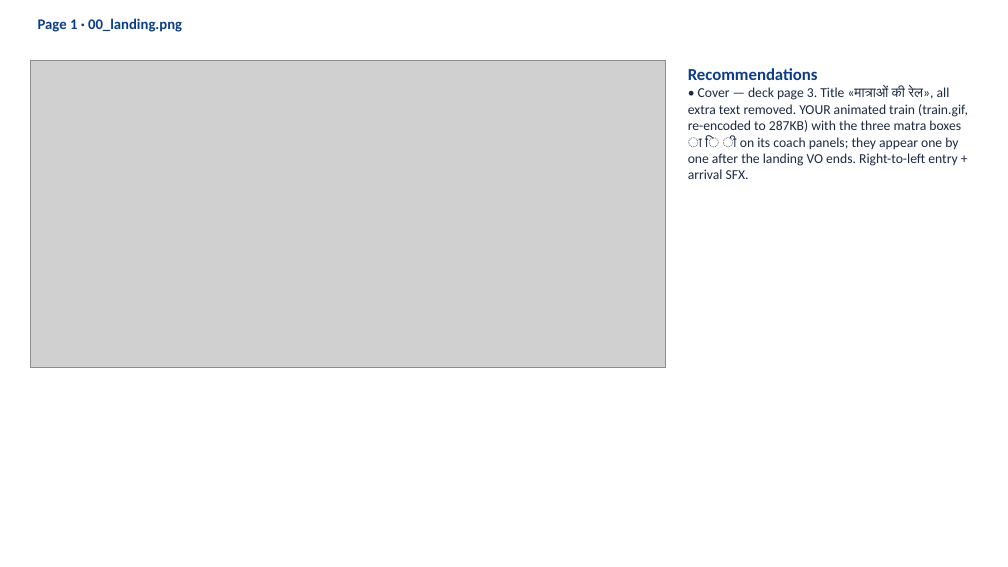
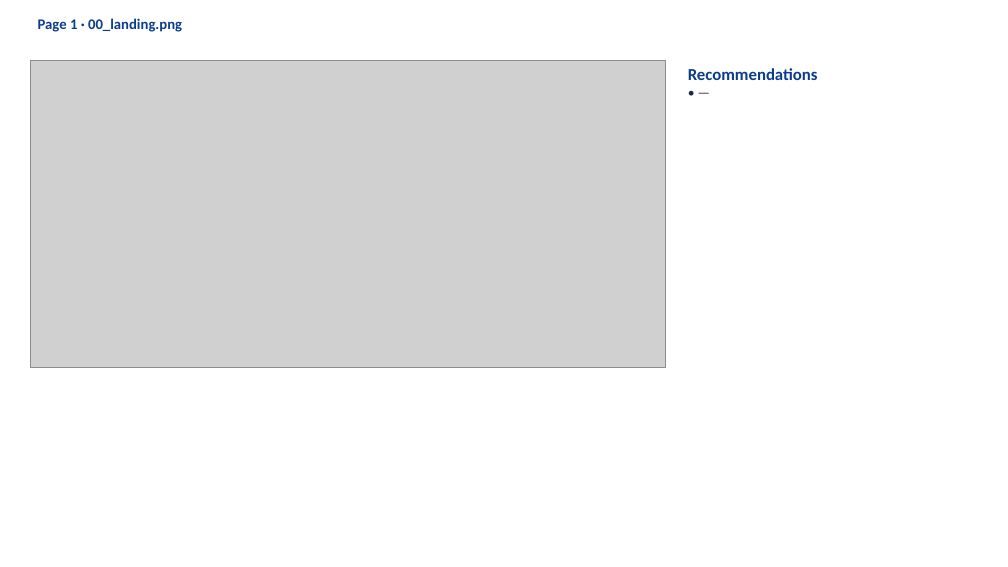
Before and after one commit to khugshalharshvardhan/HI02H11_L02_S01_DEV_HANDOFF-file2-, a slide deck: slide 2 of 3_CURRENT_BUILD/HI02H11_L02_S01_REVISED_review.pptx. Drawn at 1008x567 pixels with LibreOffice and Linux fonts; fonts in the diff are those of the drawing; grey boxes stand for pictures. Boxes give left, top, right and bottom in pixels: in the first picture for what was removed or moved away, otherwise in the second. Text is boxed around its words. In the diff, an @@ line names an element or a change of style, - is before the commit and + after.

```diff
--- a/3_CURRENT_BUILD/HI02H11_L02_S01_REVISED_review.pptx
+++ b/3_CURRENT_BUILD/HI02H11_L02_S01_REVISED_review.pptx
@@ text at box(688, 86, 968, 179): text changed @@
-• Cover — deck page 3. Title «मात्राओं की रेल», all extra text removed. YOUR animated train (train.gif, re-encoded to 287KB) with the three matra boxes ा ि ी on its coach panels; they appear one by one after the landing VO ends. Right-to-left entry + arrival SFX.
+• —
```
Also in this commit, not shown: 17 other slides changed, 38 other files.
